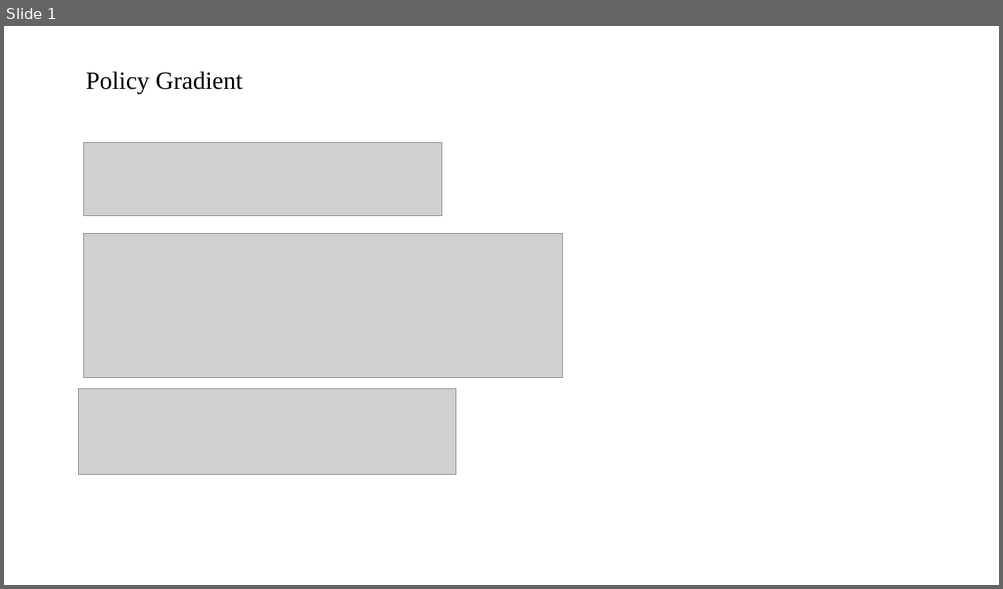
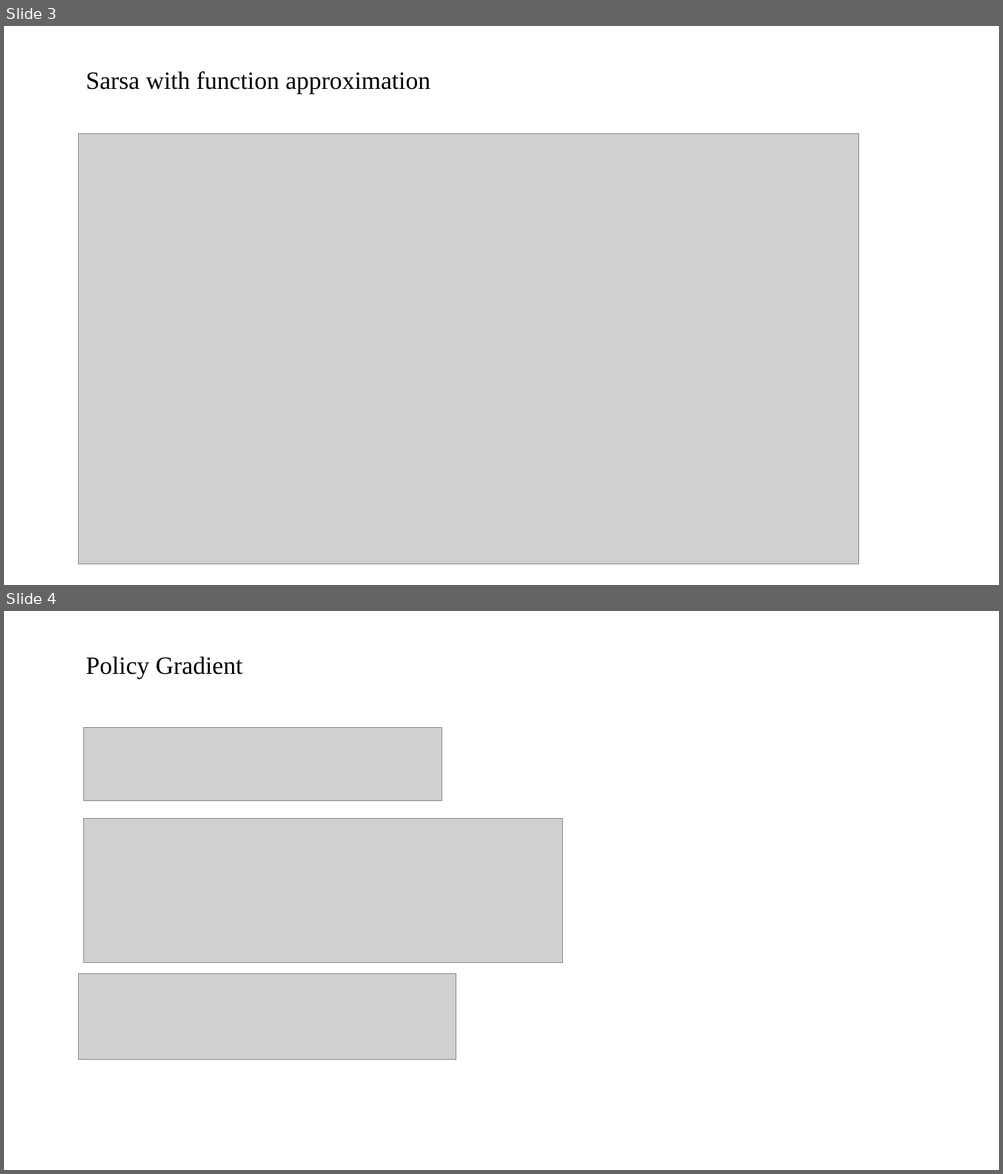
Before and after one commit to QinCheng0928/RL, a slide deck: ACtoPPO.pptx. Shown one above the other, each under a label of ours: slide 1 before the commit, slides 3 and 4 after it. The pictures are 1003x589 and 1003x1174 pixels, drawn with LibreOffice and Linux fonts; fonts in the diff are those of the drawing; grey boxes stand for pictures. Boxes give left, top, right and bottom in pixels: in the first picture for what was removed or moved away, otherwise in the second. Text is boxed around its words. In the diff, an @@ line names an element or a change of style, - is before the commit and + after.

```diff
--- a/ACtoPPO.pptx
+++ b/ACtoPPO.pptx
@@ slide 3 added at (x1=4, y1=26, x2=999, y2=585), background #FFFFFF @@
@@ text added at (x1=86, y1=71, x2=430, y2=93), 24 pt, text #000000 @@
+Sarsa with function approximation
@@ picture added at (x1=79, y1=133, x2=858, y2=564) @@
@@ what was slide 1 is now slide 4 @@
```
Also in this commit, not shown: 1 slide changed, 2 other slides added.
